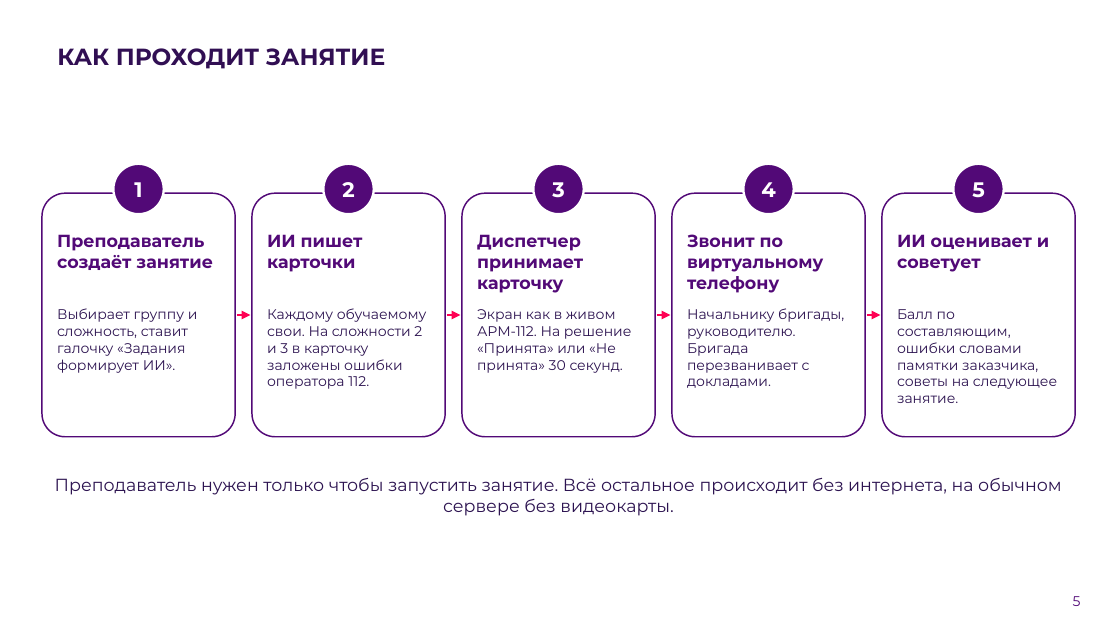
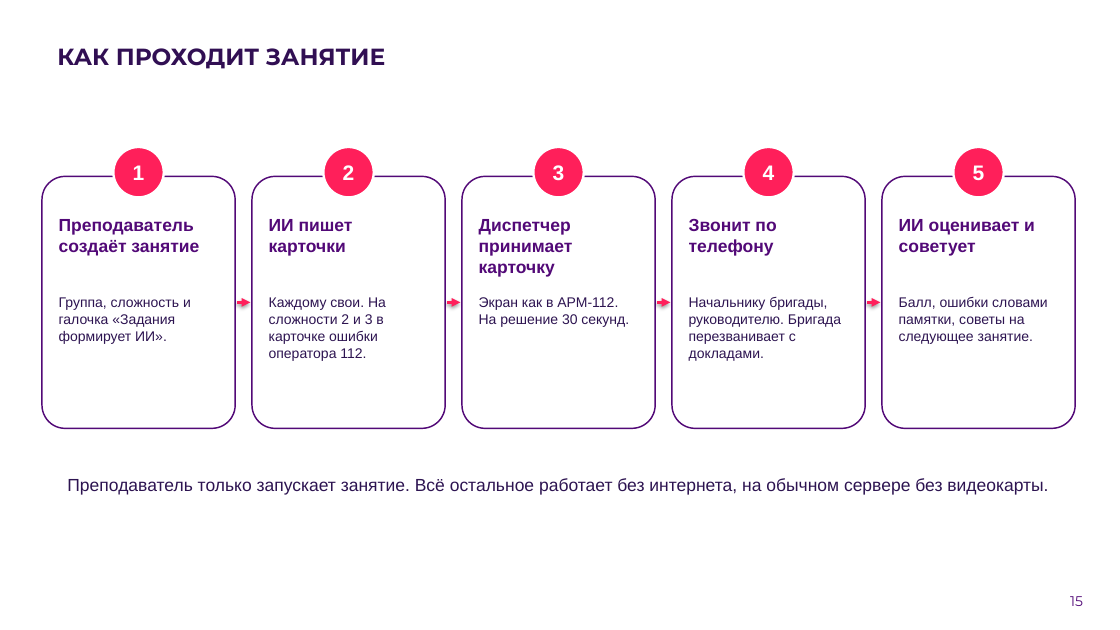
Before and after one commit to Vadik145-beep/lct-112-simulator, a slide deck: slide 15 of docs/presentation/ЛЦТ2026_Ультратех_задача9.pptx (slide 5 before the commit). Drawn at 1120x630 pixels with LibreOffice and Linux fonts; fonts in the diff are those of the drawing; background and template pictures are left out. Boxes give left, top, right and bottom in pixels: in the first picture for what was removed or moved away, otherwise in the second. Text is boxed around its words. In the diff, an @@ line names an element or a change of style, - is before the commit and + after.

Commit message:
docs: презентация финала на основе сданной Google-версии (#268)
Первые пять слайдов без изменений. Убраны слайды режима оператора 112 и
разговора с заявителем. Добавлены «Как проходит занятие», вход с логинами,
виртуальный телефон, справочник телефонов, собеседники, задания от ИИ,
мониторинг преподавателя, разбор с советами и два слайда с рекомендациями
заказчика. Экраны сняты со стенда 20.10.

```diff
--- a/docs/presentation/ЛЦТ2026_Ультратех_задача9.pptx
+++ b/docs/presentation/ЛЦТ2026_Ультратех_задача9.pptx
@@ font Montserrat to Arial; fill #520977 to #FF1F5A in 5 elements at (113, 147, 164, 197), (323, 147, 374, 197), (534, 147, 584, 197), (744, 147, 794, 197), (954, 147, 1004, 197) @@
@@ rounded rectangle: place and size @@
-rounded rectangle at (42, 193, 235, 437)
+rounded rectangle at (42, 176, 235, 429)
@@ rounded rectangle: place and size @@
-rounded rectangle at (252, 193, 445, 437)
+rounded rectangle at (252, 176, 445, 429)
@@ rounded rectangle: place and size @@
-rounded rectangle at (462, 193, 655, 437)
+rounded rectangle at (462, 176, 655, 429)
@@ rounded rectangle: place and size @@
-rounded rectangle at (672, 193, 865, 437)
+rounded rectangle at (672, 176, 865, 429)
@@ rounded rectangle: place and size @@
-rounded rectangle at (882, 193, 1075, 437)
+rounded rectangle at (882, 176, 1075, 429)
@@ text at (689, 219, 776, 256): text changed; font Montserrat to Arial @@
-Звонит по виртуальному телефону
+Звонит по телефону
@@ font Montserrat to Arial in 5 elements at (689, 297, 841, 361), (59, 219, 199, 256), (269, 219, 353, 256), (479, 219, 573, 277), (899, 219, 1035, 256) @@
@@ text at (59, 297, 191, 344): text changed; font Montserrat to Arial @@
-Выбирает группу и сложность, ставит галочку «Задания формирует ИИ».
+Группа, сложность и галочка «Задания формирует ИИ».
@@ text at (269, 297, 386, 361): text changed; font Montserrat to Arial @@
-Каждому обучаемому свои. На сложности 2 и 3 в карточку заложены ошибки оператора 112.
+Каждому свои. На сложности 2 и 3 в карточке ошибки оператора 112.
@@ text at (479, 297, 629, 327): text changed; font Montserrat to Arial @@
-Экран как в живом АРМ-112. На решение «Принята» или «Не принята» 30 секунд.
+Экран как в АРМ-112. На решение 30 секунд.
@@ text "Начальнику бригады, руководителю. Бригада перезванивает ...": place and size @@
-text "Начальнику бригады, руководителю. Бригада перезванивает ..." at (687, 308, 844, 388)
+text "Начальнику бригады, руководителю. Бригада перезванивает ..." at (689, 297, 841, 361)
@@ text at (899, 297, 1048, 344): text changed; font Montserrat to Arial @@
-Балл по составляющим, ошибки словами памятки заказчика, советы на следующее занятие.
+Балл, ошибки словами памятки, советы на следующее занятие.
@@ arrow (237, 302) - (250, 302): stroke #FF0053 2.5 pt to #FF1F5A 2.5 pt @@
@@ arrow (447, 302) - (460, 302): stroke #FF0053 2.5 pt to #FF1F5A 2.5 pt @@
@@ arrow (657, 302) - (670, 302): stroke #FF0053 2.5 pt to #FF1F5A 2.5 pt @@
@@ 5 ellipses, 4 texts, 4 arrows: place and size @@
-5 ellipses, 4 texts, 4 arrows at (57, 164, 1049, 315)
+5 ellipses, 4 texts, 4 arrows at (59, 147, 1035, 302)
@@ arrow (867, 302) - (881, 302): stroke #FF0053 2.5 pt to #FF1F5A 2.5 pt @@
@@ text at (67, 478, 1048, 495): text changed; font Montserrat to Arial @@
-Преподаватель нужен только чтобы запустить занятие. Всё остальное происходит без интернета, на обычном сервере без видеокарты.
+Преподаватель только запускает занятие. Всё остальное работает без интернета, на обычном сервере без видеокарты.
@@ page number at (1070, 596, 1083, 606): text changed @@
-5
+15
```
Also in this commit, not shown: 17 other slides changed, 23 slides added, 8 slides removed, 1 other file.
